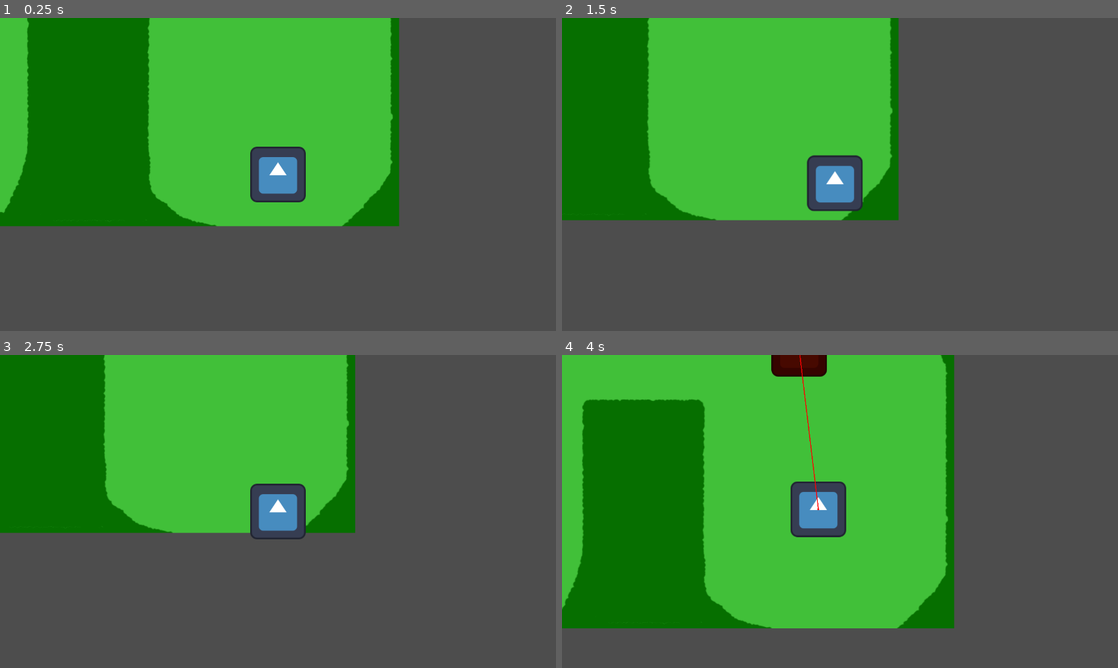
Above: before the commit, frames 1-4 (two rows, left to right).
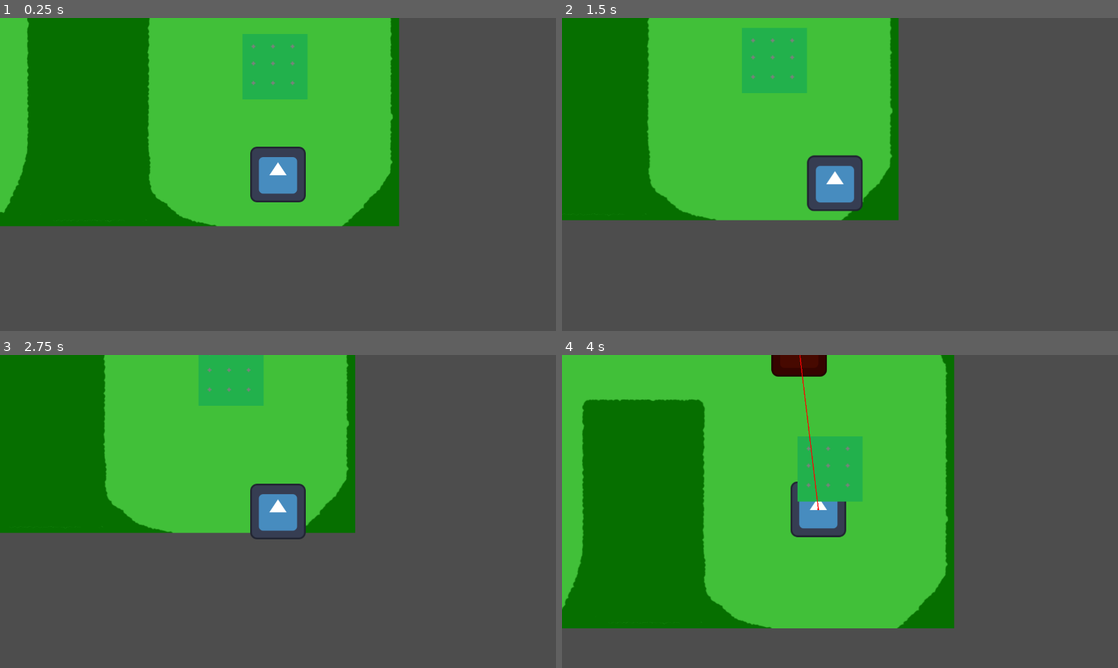
Above: after the commit, the same moments.

Repository: Studio-15/GoGogotJam2023
Game: Godot game, scene res://Levels/test_level.tscn
Two runs of this game, one before a commit and one after it. Both use one fixed random seed, a clock stepped at 60 frames per second and the inputs below. The engine's default icon, where the game draws it, is replaced by a stand-in: a white triangle on a blue panel in a dark square.
Inputs:
- Up to frame 1 (0.25 s): no input
- Up to frame 2 (1.5 s): tap Enter at 0.5 s; hold D (move_right) 0.53-1.28 s; hold S (move_down) from 1.28 s (still down)
- Up to frame 3 (2.75 s): release S (move_down) at 2.03 s; hold D (move_right) from 2.03 s (still down)
- Up to frame 4 (4 s): tap Space at 2.75 s; release D (move_right) at 2.78 s; hold W (move_up) 2.78-3.53 s; hold A (move_left) from 3.53 s (still down)

The runs differ from the first frame. In frame 1, 2.4% of the frame differs, in the area x 43-56%, y 5-26%; in frame 2, 2.4%; in frame 3, 1.9%; in frame 4, 2.4%.

Commit message:
Feat added spiketrap and collision layers and masks

Diff:
--- /dev/null
+++ b/src/Abilities/SpikeTrap/SpikeTrap.gd
@@ -0,0 +1,18 @@
+extends Node2D
+
+
+var spriteReady = load('res://Abilities/SpikeTrap/Spiketrap 1.png')
+var spriteActive = load('res://Abilities/SpikeTrap/Spiketrap 2.png')
+var damage = 5
+
+
+func _on_area_2d_body_entered(body: Node2D) -> void:
+	$Sprite2D.texture = spriteActive
+
+	$Retract.start()
+
+	body.take_damage(damage)
+
+
+func _on_retract_timeout() -> void:
+	$Sprite2D.texture = spriteReady
--- /dev/null
+++ b/src/Abilities/SpikeTrap/spike_trap.tscn
@@ -0,0 +1,27 @@
+[gd_scene load_steps=4 format=3 uid="uid://cb015iv5pglmx"]
+
+[ext_resource type="Script" path="res://Abilities/SpikeTrap/SpikeTrap.gd" id="1_1pqny"]
+[ext_resource type="Texture2D" uid="uid://c2l7rrkoia3q" path="res://Abilities/SpikeTrap/Spiketrap 1.png" id="2_ibaxa"]
+
+[sub_resource type="RectangleShape2D" id="RectangleShape2D_4a7tw"]
+size = Vector2(30, 30)
+
+[node name="SpikeTrap" type="Node2D"]
+scale = Vector2(3, 3)
+script = ExtResource("1_1pqny")
+
+[node name="Sprite2D" type="Sprite2D" parent="."]
+texture = ExtResource("2_ibaxa")
+
+[node name="Area2D" type="Area2D" parent="."]
+collision_layer = 8
+collision_mask = 4
+
+[node name="CollisionShape2D" type="CollisionShape2D" parent="Area2D"]
+shape = SubResource("RectangleShape2D_4a7tw")
+
+[node name="Retract" type="Timer" parent="."]
+one_shot = true
+
+[connection signal="body_entered" from="Area2D" to="." method="_on_area_2d_body_entered"]
+[connection signal="timeout" from="Retract" to="." method="_on_retract_timeout"]
--- a/src/Common/Stats/Stats.gd
+++ b/src/Common/Stats/Stats.gd
@@ -1,6 +1,7 @@
 extends Node
 
 class_name entity_stats
+
 
 @export var HEALTH: int = 10:
 	set(val):
--- a/src/Enemies/test_enemy.gd
+++ b/src/Enemies/test_enemy.gd
@@ -1,4 +1,5 @@
 extends CharacterBody2D
+
 
 @onready var stats: entity_stats = $Stats
 @onready var nav_agent = $NavigationAgent2D
@@ -13,7 +14,7 @@
 		nav_agent.set_target_position(target.global_position)
 		var next_loc = nav_agent.get_next_path_position()
 		var new_velocity = (next_loc - global_position).normalized() * stats.MOVE_SPEED
-		print(next_loc, " | ", new_velocity, (next_loc - global_position), global_position, (next_loc - global_position).normalized(), stats.MOVE_SPEED)
+#		print(next_loc, " | ", new_velocity, (next_loc - global_position), global_position, (next_loc - global_position).normalized(), stats.MOVE_SPEED)
 		nav_agent.set_velocity(new_velocity)
 
 
@@ -35,13 +36,10 @@
 
 
 func _on_detection_area_body_entered(body: Node2D) -> void:
-	print(body)
 	if body.is_in_group("Player"):
 		target = body
-		print(target)
 
 
 func _on_navigation_agent_2d_velocity_computed(safe_velocity: Vector2) -> void:
 	velocity = velocity.move_toward(safe_velocity, 0.9)
-	print(velocity, " | ", safe_velocity)
 	move_and_slide()
--- a/src/Enemies/test_enemy.tscn
+++ b/src/Enemies/test_enemy.tscn
@@ -11,6 +11,8 @@
 radius = 400.0
 
 [node name="TestEnemy" type="CharacterBody2D" groups=["Enemy"]]
+collision_layer = 4
+collision_mask = 3
 script = ExtResource("1_jklcb")
 
 [node name="Sprite2D" type="Sprite2D" parent="."]
@@ -33,6 +35,8 @@
 MOVE_SPEED = 200
 
 [node name="DetectionArea" type="Area2D" parent="."]
+collision_layer = 0
+collision_mask = 2
 
 [node name="CollisionShape2D" type="CollisionShape2D" parent="DetectionArea"]
 shape = SubResource("CircleShape2D_k8gno")
--- a/src/Levels/test_level.tscn
+++ b/src/Levels/test_level.tscn
@@ -1,9 +1,10 @@
-[gd_scene load_steps=6 format=3 uid="uid://mpws8r23jqlv"]
+[gd_scene load_steps=7 format=3 uid="uid://mpws8r23jqlv"]
 
 [ext_resource type="Script" path="res://Levels/test_level.gd" id="1_2wh4b"]
 [ext_resource type="PackedScene" uid="uid://fmdallo5sfsh" path="res://Player/player.tscn" id="2_pskil"]
 [ext_resource type="Texture2D" uid="uid://xvrc2c5n28lv" path="res://Sprites/TestMap.png" id="2_se4v3"]
 [ext_resource type="PackedScene" uid="uid://ts63bn8v576m" path="res://Enemies/test_enemy.tscn" id="4_fwlqq"]
+[ext_resource type="PackedScene" uid="uid://cb015iv5pglmx" path="res://Abilities/SpikeTrap/spike_trap.tscn" id="5_6ykrp"]
 
 [sub_resource type="NavigationPolygon" id="NavigationPolygon_2cljb"]
 vertices = PackedVector2Array(3008, 28, 3005, 3003, 2655, 1088, 2652, 1025, 2627, 1155, 1760, 2285, 1779, 2244, 2573, 1 …(382 unchanged characters)…
@@ -48,3 +49,6 @@
 
 [node name="CollisionPolygon2D5" type="CollisionPolygon2D" parent="NavigationRegion2D/Collisions"]
 polygon = PackedVector2Array(1564, 1529, 1619, 1535, 2111, 1521, 2182, 1491, 2224, 1436, 2261, 1351, 2278, 1227, 2257, 1132, 2176, 1054, 2053, 1029, 1845, 1015, 1680, 1032, 1571, 1075, 1506, 1153, 1459, 1264, 1449, 1354, 1486, 1443)
+
+[node name="SpikeTrap" parent="." instance=ExtResource("5_6ykrp")]
+position = Vector2(2719, 2635)
--- a/src/Player/player.tscn
+++ b/src/Player/player.tscn
@@ -8,6 +8,7 @@
 size = Vector2(120, 116)
 
 [node name="Player" type="CharacterBody2D" groups=["Player"]]
+collision_layer = 2
 script = ExtResource("1_182ba")
 
 [node name="Sprite2D" type="Sprite2D" parent="."]
--- a/src/project.godot
+++ b/src/project.godot
@@ -59,3 +59,10 @@
 "events": [Object(InputEventKey,"resource_local_to_scene":false,"resource_name":"","device":-1,"window_id":0,"alt_pressed":false,"shift_pressed":false,"ctrl_pressed":false,"meta_pressed":false,"pressed":false,"keycode":0,"physical_keycode":69,"key_label":0,"unicode":101,"echo":false,"script":null)
 ]
 }
+
+[layer_names]
+
+2d_physics/layer_1="World"
+2d_physics/layer_2="Player"
+2d_physics/layer_3="Enemies"
+2d_physics/layer_4="Abilities"
Binary file added: src/Abilities/SpikeTrap/Spiketrap 1.png
Not shown, added: src/Abilities/SpikeTrap/Spiketrap 1.png.import
Binary file added: src/Abilities/SpikeTrap/Spiketrap 2.png
Not shown, added: src/Abilities/SpikeTrap/Spiketrap 2.png.import
